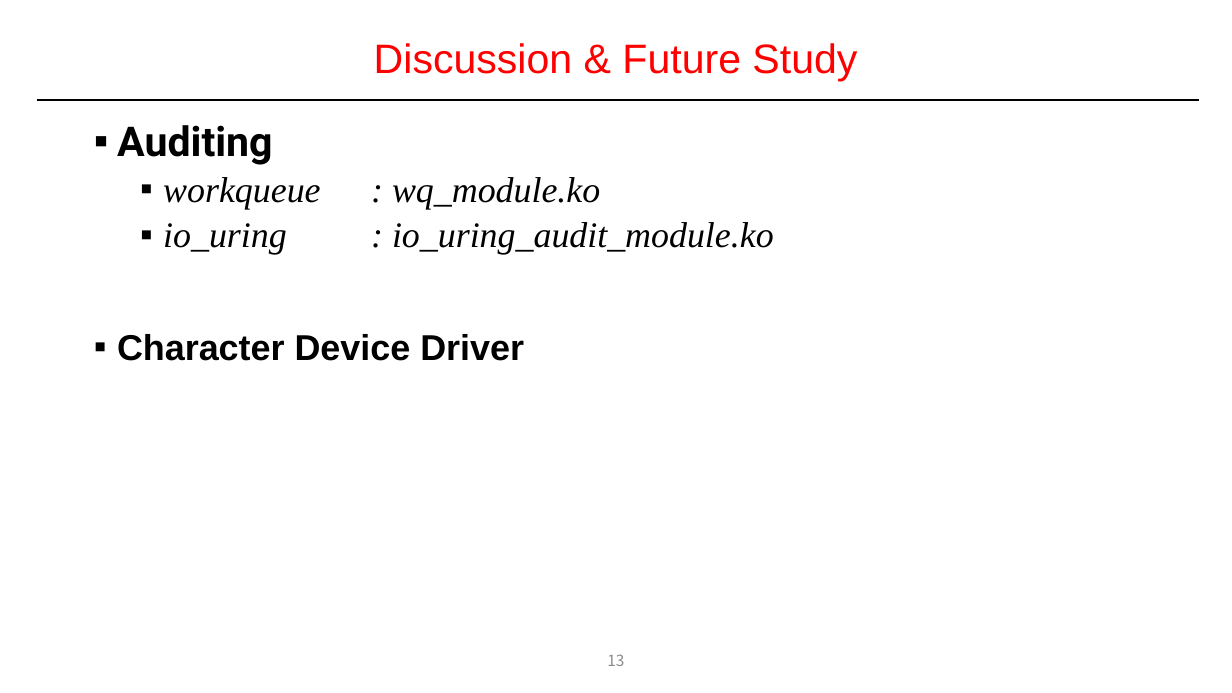
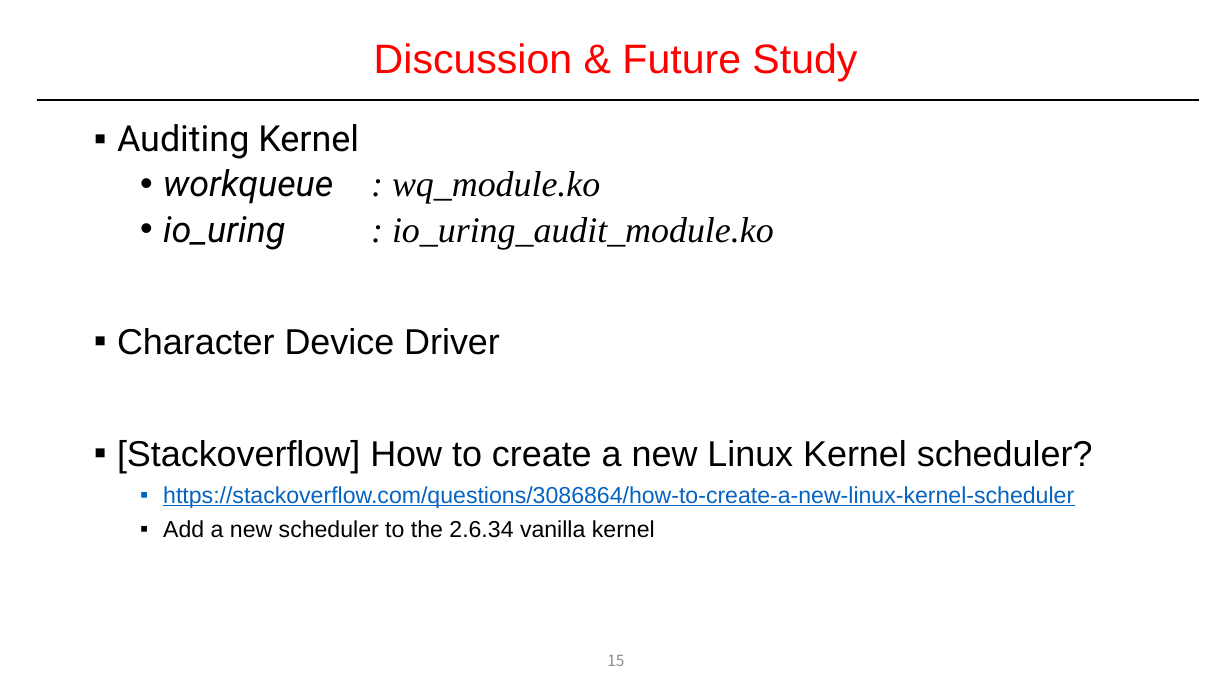
Before and after one commit to DKU-EmbeddedSystem-Lab/2022_Kernel_Study, a slide deck: slide 15 of 1주(1월 4일)/1주차_리눅스 커널 모듈 프로그래밍_송인호_PPT.pptx (slide 13 before the commit). Drawn at 1232x693 pixels with LibreOffice and Linux fonts; fonts in the diff are those of the drawing. Boxes give left, top, right and bottom in pixels: in the first picture for what was removed or moved away, otherwise in the second. Text is boxed around its words. In the diff, an @@ line names an element or a change of style, - is before the commit and + after.

```diff
--- a/1주(1월 4일)/1주차_리눅스 커널 모듈 프로그래밍_송인호_PPT.pptx
+++ b/1주(1월 4일)/1주차_리눅스 커널 모듈 프로그래밍_송인호_PPT.pptx
@@ text at [117, 124, 359, 159]: text changed; size 32 to 28 pt; bold off @@
-▪ Auditing
+▪ Auditing Kernel
@@ text at [117, 169, 774, 355]: font Times New Roman to Roboto in "workqueue", "io_uring"; bold off in "Character Device Driver"; bullet ▪ to • @@
@@ text at [117, 440, 1093, 538]: paragraphs added @@
+▪ [Stackoverflow] How to create a new Linux Kernel scheduler?
+  ▪ https://stackoverflow.com/questions/3086864/how-to-create-a-new-linux-kernel-scheduler
+  ▪ Add a new scheduler to the 2.6.34 vanilla kernel
@@ page number at [607, 655, 624, 666]: text changed @@
-13
+15
```
Also in this commit, not shown: 12 other slides changed, 2 slides added, 29 slides removed.
